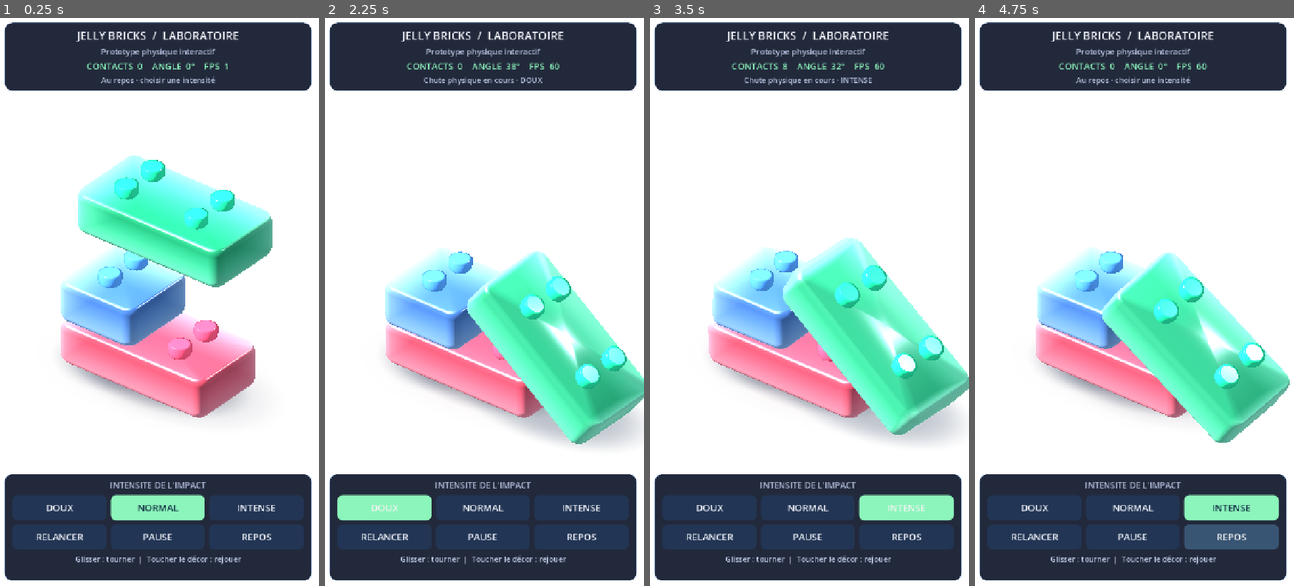
Above: before the commit, frames 1-4 (left to right).
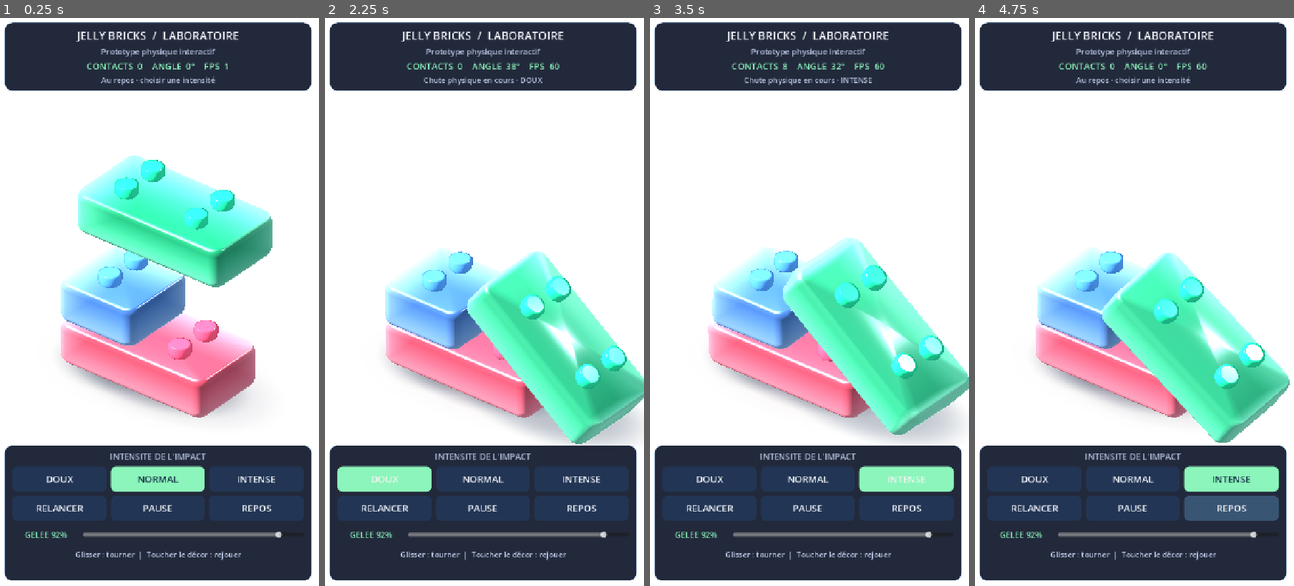
Above: after the commit, the same moments.

Repository: dbrckk/Jelly-bricks
Game: Godot game, scene res://prototypes/single_brick/physics_lab.tscn
The game is run twice, just before and just after one commit, with the same random seed, the same clock (stepped at 60 frames per second) and the same inputs. This scene is started directly instead of the project's main scene.
Inputs:
- Up to frame 1 (0.25 s): no input
- Up to frame 2 (2.25 s): click "NORMAL" at 0.5 s; click "NORMAL" at 1.25 s; click "DOUX" at 2 s
- Up to frame 3 (3.5 s): click "INTENSE" at 2.75 s
- Up to frame 4 (4.75 s): click "RELANCER" at 3.5 s; click "REPOS" at 4.25 s

The runs differ from the first frame. In frame 1, 13% of the frame differs, in the area x 1-98%, y 75-97%; in frame 2, 13%; in frame 3, 13%; in frame 4, 13%.

Commit message:
feat(android): add real-time gel softness slider to physics lab HUD

Diff:
--- a/native-godot/prototypes/single_brick/physics_lab.gd
+++ b/native-godot/prototypes/single_brick/physics_lab.gd
@@ -11,6 +11,8 @@
 var metrics: Label
 var stage_label: Label
 var pause_button: Button
+var softness_slider: HSlider
+var softness_caption: Label
 var mode_buttons: Array[Button] = []
 var current_profile: int = 1
 var refresh_elapsed: float = 0.0
@@ -112,7 +114,7 @@
     panel.anchor_right = 1.0
     panel.anchor_bottom = 1.0
     panel.offset_left = 16.0
-    panel.offset_top = -254.0
+    panel.offset_top = -318.0
     panel.offset_right = -16.0
     panel.offset_bottom = -14.0
     panel.add_theme_stylebox_override("panel", _panel_style())
@@ -149,6 +151,25 @@
     reset.name = "ResetImpact"
     reset.pressed.connect(_reset_pressed)
     buttons.add_child(reset)
+    var softness_row := HBoxContainer.new()
+    softness_row.name = "GelSoftness"
+    softness_row.add_theme_constant_override("separation", 8)
+    controls.add_child(softness_row)
+    softness_caption = _label("GELEE 92%", 18, ACCENT)
+    softness_caption.name = "SoftnessReadout"
+    softness_caption.custom_minimum_size.x = 150
+    softness_caption.size_flags_horizontal = Control.SIZE_SHRINK_BEGIN
+    softness_row.add_child(softness_caption)
+    softness_slider = HSlider.new()
+    softness_slider.name = "SoftnessSlider"
+    softness_slider.min_value = 0.0
+    softness_slider.max_value = 1.0
+    softness_slider.step = 0.05
+    softness_slider.value = gel_softness
+    softness_slider.custom_minimum_size.y = 45.0
+    softness_slider.size_flags_horizontal = Control.SIZE_EXPAND_FILL
+    softness_slider.value_changed.connect(_softness_changed)
+    softness_row.add_child(softness_slider)
     controls.add_child(_label("Glisser : tourner  |  Toucher le décor : rejouer",
         17, MUTED))
 
@@ -165,6 +186,13 @@
         button.add_theme_stylebox_override("normal", style)
         button.add_theme_stylebox_override("hover", style)
 
+## The softness slider is visual-only. It never changes the collision
+## solids, so users can compare the gel appearance with the same impulse.
+func _softness_changed(value: float) -> void:
+    select_gel_softness(value)
+    if softness_caption != null:
+        softness_caption.text = "GELEE %d%%" % int(roundf(gel_softness * 100.0))
+
 func _select_profile(i: int) -> void:
     current_profile = clampi(i, 0, PROFILES.size() - 1)
     select_impact_multiplier(PROFILES[current_profile])
